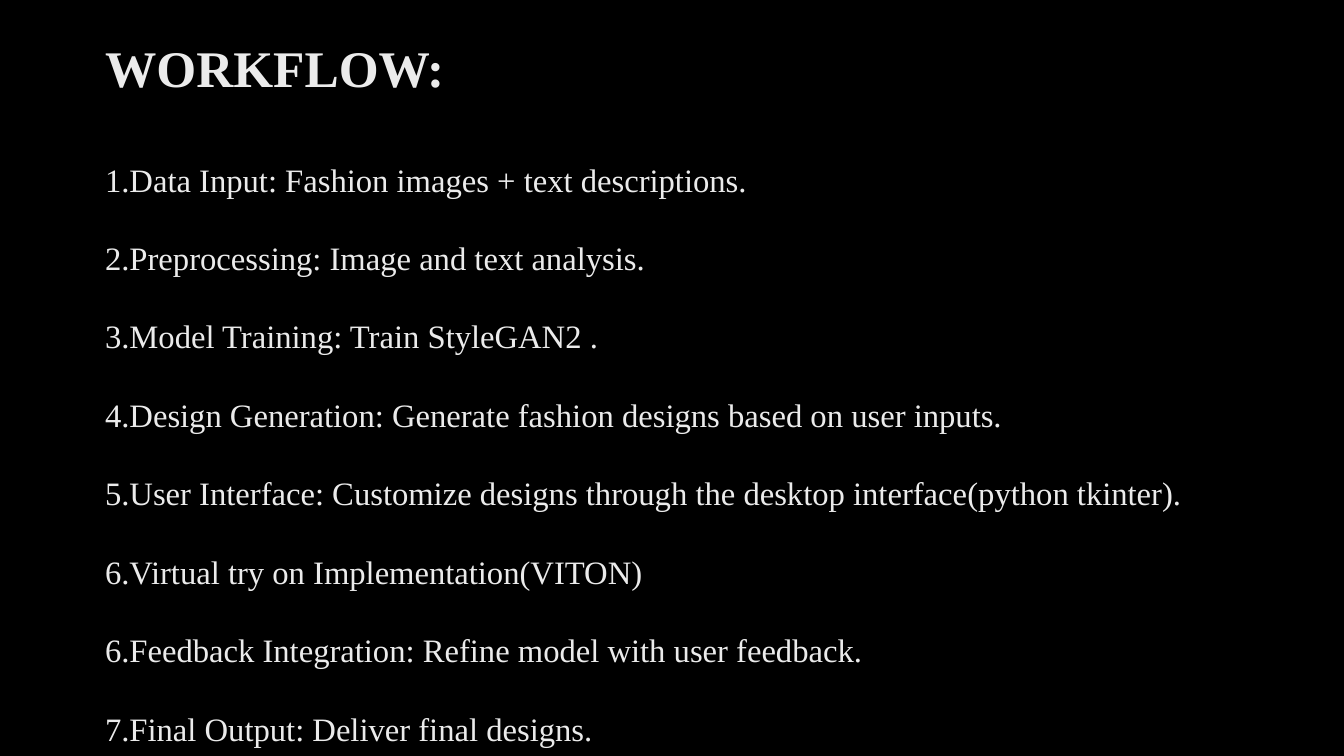
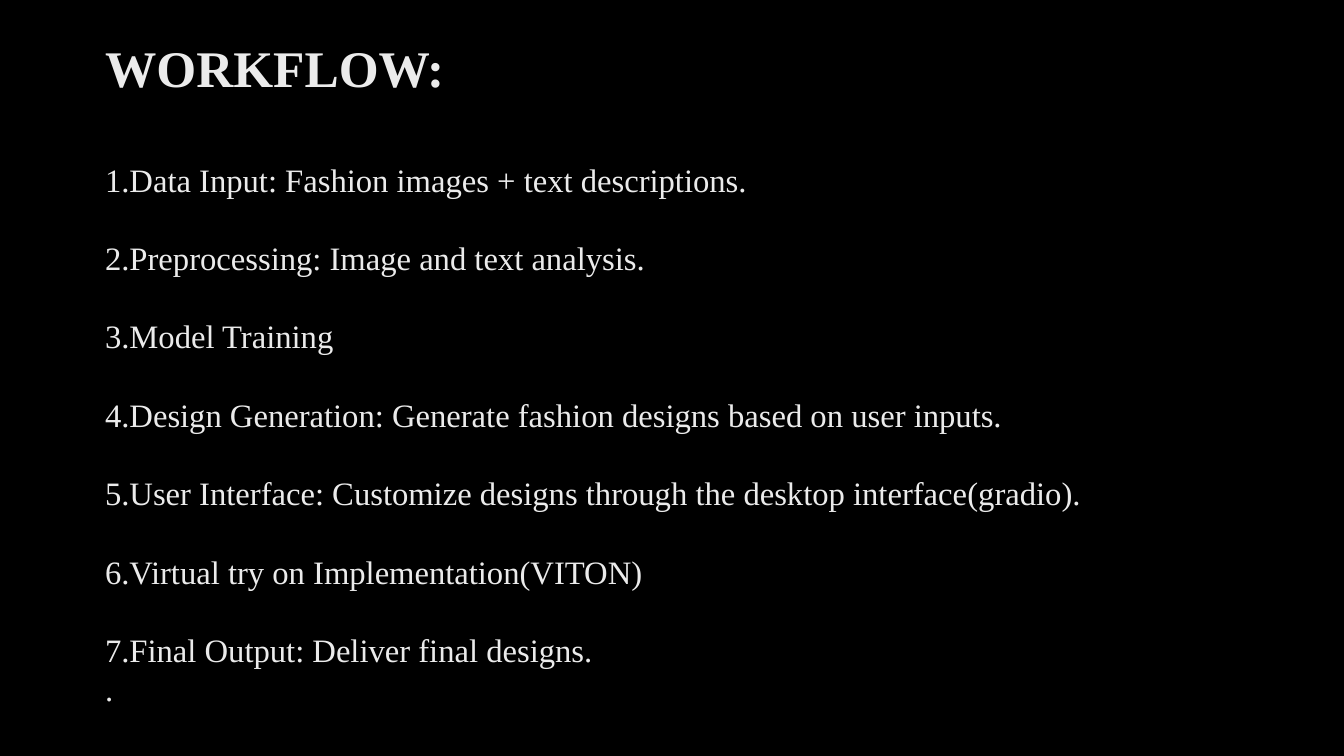
Before and after one commit to shilpa2101/AI-based-fashion-design-system, a slide deck: slide 7 of ai_fashion.pptx. Drawn at 1344x756 pixels with LibreOffice and Linux fonts; fonts in the diff are those of the drawing; background and template pictures are left out. Boxes give left, top, right and bottom in pixels: in the first picture for what was removed or moved away, otherwise in the second. Text is boxed around its words. In the diff, an @@ line names an element or a change of style, - is before the commit and + after.

```diff
--- a/ai_fashion.pptx
+++ b/ai_fashion.pptx
@@ title at (105, 53, 1080, 669): text changed @@
-WORKFLOW:
-1.Data Input: Fashion images + text descriptions.
-2.Preprocessing: Image and text analysis.
-3.Model Training: Train StyleGAN2 .
-4.Design Generation: Generate fashion designs based on user inputs.
-5.User Interface: Customize designs through the desktop interface(python tkinter).
-6.Virtual try on Implementation(VITON)
-6.Feedback Integration: Refine model with user feedback.
-7.Final Output: Deliver final designs.
-.
+WORKFLOW:
+1.Data Input: Fashion images + text descriptions.
+2.Preprocessing: Image and text analysis.
+3.Model Training
+4.Design Generation: Generate fashion designs based on user inputs.
+5.User Interface: Customize designs through the desktop interface(gradio).
+6.Virtual try on Implementation(VITON)
+7.Final Output: Deliver final designs.
+.
```
Also in this commit, not shown: 4 other slides changed, 1 slide removed.
